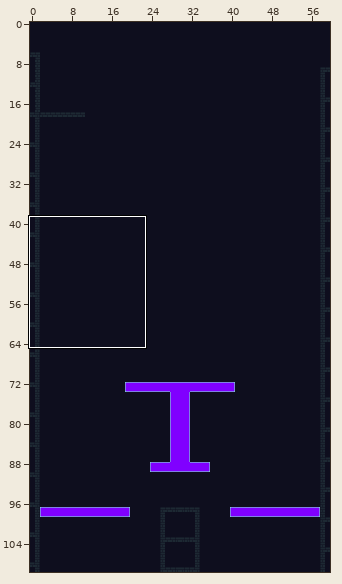
Level history. Tiled map: assets/tiles_NEW/tilemap.tmx. The first picture is a wide view before the edit; the outline marks the close-up.
Close-up. The starting point:
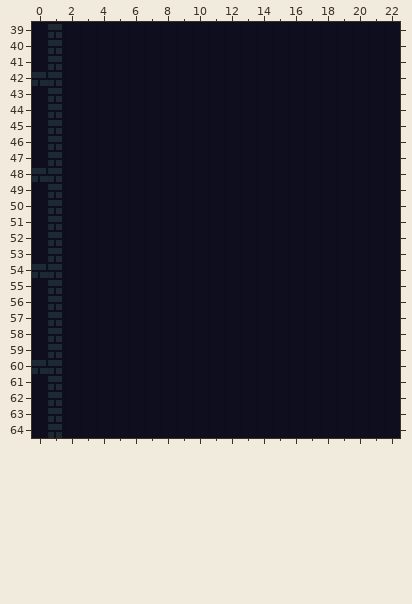
Cells are 8x8 px. Shown: x 0..22, y 39..64. The commit also changed other parts of the map, which this record leaves out.
The same view after the edit:
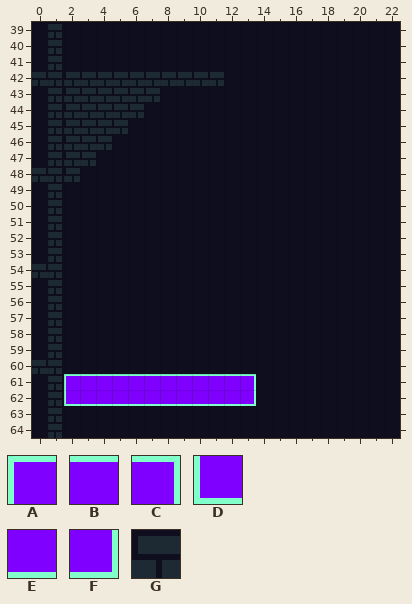
Key: from "tileset": A 286, B 287, C 289, D 346, E 351, F 353, G 2075.
_ is an empty cell, . an unchanged one.
The exact change:
--- layer "Buildings"
@@ x 2..11 @@
-42 __________
-43 ______....
-44 _____.....
-45 ____......
-46 ___.......
-47 __........
-48 _.........
+42 GGGGGGGGGG
+43 GGGGGG....
+44 GGGGG.....
+45 GGGG......
+46 GGG.......
+47 GG........
+48 G.........
--- layer "Blue"
@@ x 2..13 @@
-61 ____________
-62 ____________
+61 ABBBBBBBBBBC
+62 DEEEEEEEEEEF
